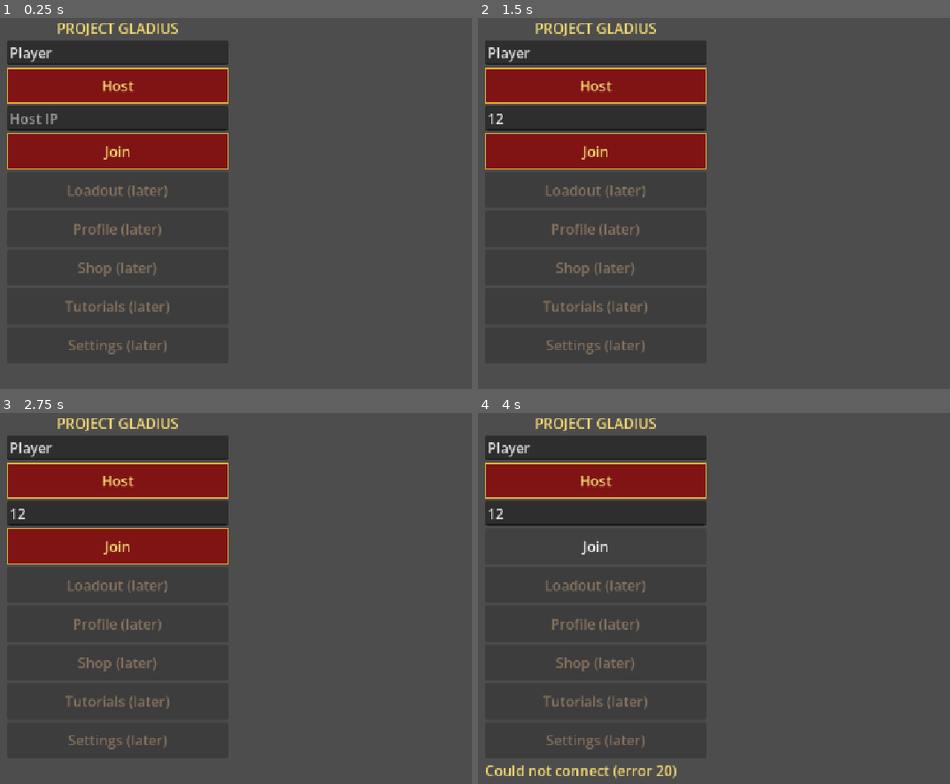
Above: before the commit, frames 1-4 (two rows, left to right).
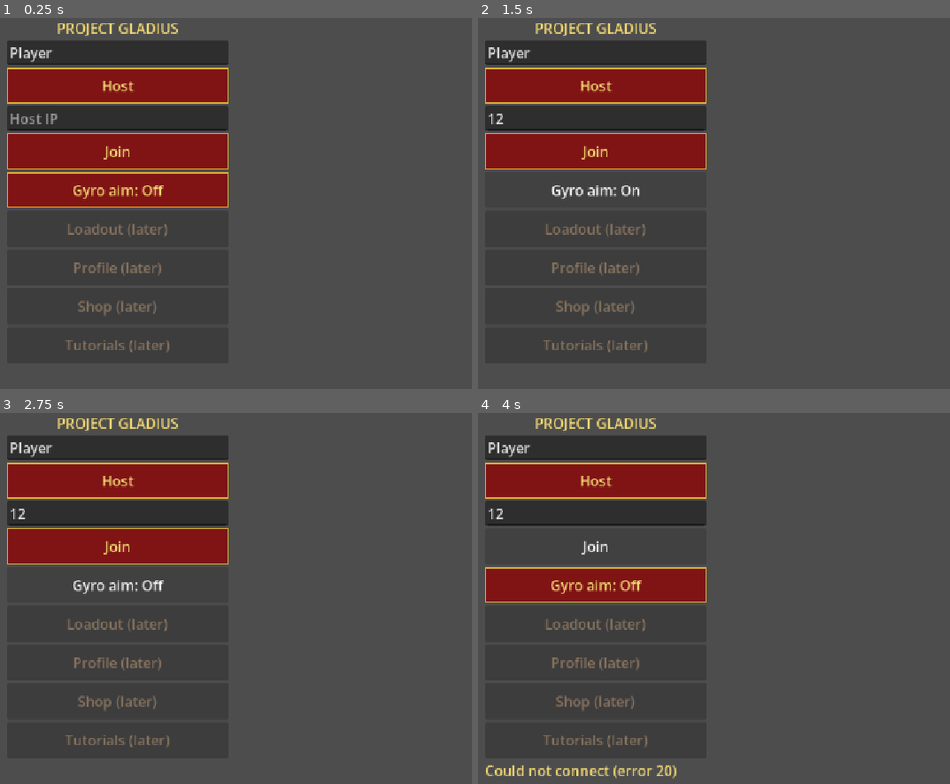
Above: after the commit, the same moments.

Repository: shibicb72-design/Project_Gladius
Game: Godot game, scene res://scenes/boot/boot.tscn
The game is run twice, just before and just after one commit, with the same random seed, the same clock (stepped at 60 frames per second) and the same inputs.
Inputs (mouse positions are in pixels of both pictures, inside the frame that each line leads up to):
- Up to frame 1 (0.25 s): no input
- Up to frame 2 (1.5 s): click (596, 118) at 0.52 s; type "12" at 0.6 s; click (596, 188) at 1.25 s, where only the run after the commit has a clickable "Gyro aim: Off"
- Up to frame 3 (2.75 s): click (118, 583) at 2 s, where only the run after the commit has a clickable "Gyro aim: On"
- Up to frame 4 (4 s): click "Host" at 2.75 s; click "Join" at 3.5 s

The runs differ from the first frame. In frame 1, 5.6% of the frame differs, in the area x 1-49%, y 41-91%; in frame 2, 1.5%; in frame 3, 1.5%; in frame 4, 5.6%.

Commit message:
feat: apply Shibi decisions OQ batch 1
Co-Authored-By: Claude Sonnet 5.5 <noreply@anthropic.com>

Diff:
--- a/data/loadouts.json
+++ b/data/loadouts.json
@@ -1,8 +1,8 @@
 {
   "_placeholder": true,
-  "_todo": "OQ-08 OQ-09 OQ-10: placeholder loadouts, not design values. Sidearm slot exists but is empty.",
+  "_todo": "OQ-09: sidearm slot exists but is empty. Weapon choices are decided (OQ-08/OQ-10, Shibi 2026-10-22); weapon numbers in stats.json are placeholders.",
   "classes": {
     "hastati":    {"primary": "pilum_br", "secondary": "gladius_lux", "sidearm": ""},
-    "sagittarii": {"primary": "pilum_br", "secondary": "gladius_lux", "sidearm": ""}
+    "sagittarii": {"primary": "sagittarii_rifle", "secondary": "gladius_lux", "sidearm": ""}
   }
 }
--- a/data/stats.json
+++ b/data/stats.json
@@ -16,7 +16,7 @@
     "overflow_to_health": true
   },
   "movement": {
-    "_placeholder": true, "_todo": "OQ-17 OQ-18",
+    "_placeholder": true, "_todo": "OQ-18: jump itself is decided (jump_enabled true); all movement numbers are still placeholders",
     "base_speed_mps": 5.0,
     "gravity": 20.0,
     "accel": 40.0,
@@ -46,6 +46,16 @@
       "burst_count": 1, "burst_interval_s": 0.05,
       "magazine": 12, "reserve_ammo": 60, "reload_s": 1.5,
       "range_m": 60, "spread_deg": 1.5
+    },
+    "sagittarii_rifle": {
+      "display_name": "Sagittarii Rifle (working name)", "_placeholder": true,
+      "_todo": "OQ-08 OQ-10 OQ-06 OQ-07: working name; every number below is a placeholder (# TUNE). Long-range single-shot hitscan.",
+      "# TUNE": "all numbers are placeholders",
+      "kind": "hitscan", "tier": "standard",
+      "damage": 90, "headshot_multiplier": 2.0, "fire_interval_s": 1.2,
+      "burst_count": 1, "burst_interval_s": 0.05,
+      "magazine": 5, "reserve_ammo": 25, "reload_s": 2.5,
+      "range_m": 200, "spread_deg": 0.1
     }
   }
 }
--- a/scripts/systems/match_root.gd
+++ b/scripts/systems/match_root.gd
@@ -42,6 +42,10 @@
 	var gamepad := GamepadProvider.new()
 	gamepad.configure(DataRegistry.new().load_file("res://data/input.json"))
 	router.add_provider(gamepad)
+	var gyro := GyroProvider.new()
+	var profile: Dictionary = AppFlow.profile if not AppFlow.profile.is_empty() else SaveService.new().load_profile()
+	gyro.configure({"gyro_mode": SaveService.gyro_mode(profile)})
+	router.add_provider(gyro)
 	if _touch_hud != null and "provider" in _touch_hud:
 		router.add_provider(_touch_hud.provider)
 	director.match_over.connect(_on_match_over)
--- a/scripts/systems/save_service.gd
+++ b/scripts/systems/save_service.gd
@@ -15,7 +15,12 @@
 
 
 static func defaults() -> Dictionary:
-	return {"version": VERSION, "gamertag": DEFAULT_GAMERTAG, "last_ip": ""}
+	return {"version": VERSION, "gamertag": DEFAULT_GAMERTAG, "last_ip": "", "gyro_enabled": false}  # OQ-34: gyro off by default
+
+
+## Input config value for GyroProvider.configure(): "off" unless the profile turned gyro on.
+static func gyro_mode(profile: Dictionary) -> String:
+	return "on" if bool(profile.get("gyro_enabled", false)) else "off"
 
 
 func load_profile() -> Dictionary:
@@ -33,6 +38,7 @@
 	if not tag.strip_edges().is_empty():
 		profile["gamertag"] = tag
 	profile["last_ip"] = str(data.get("last_ip", ""))
+	profile["gyro_enabled"] = bool(data.get("gyro_enabled", false))
 	return profile
 
 
@@ -43,5 +49,6 @@
 	var out := defaults()
 	out["gamertag"] = str(profile.get("gamertag", DEFAULT_GAMERTAG))
 	out["last_ip"] = str(profile.get("last_ip", ""))
+	out["gyro_enabled"] = bool(profile.get("gyro_enabled", false))
 	f.store_string(JSON.stringify(out, "\t"))
 	return true
--- a/scripts/ui/main_menu.gd
+++ b/scripts/ui/main_menu.gd
@@ -3,7 +3,7 @@
 ## Main menu: Host, Join (manual IP, OQ-41), gamertag (OQ-39). Later-milestone entries are shown disabled.
 
 const _Theme := preload("res://scenes/ui/theme.tres")
-const LATER_ENTRIES: Array[String] = ["Loadout", "Profile", "Shop", "Tutorials", "Settings"]
+const LATER_ENTRIES: Array[String] = ["Loadout", "Profile", "Shop", "Tutorials"]
 
 var save := SaveService.new()
 var name_edit: LineEdit
@@ -11,6 +11,8 @@
 var status_label: Label
 var host_button: Button
 var join_button: Button
+var gyro_button: Button
+var gyro_enabled: bool = false
 var later_buttons: Array[Button] = []
 
 
@@ -38,6 +40,9 @@
 	ip_edit.text = str(profile["last_ip"])
 	box.add_child(ip_edit)
 	join_button = _button(box, "Join", _on_join)
+	gyro_enabled = bool(profile["gyro_enabled"])
+	gyro_button = _button(box, "", toggle_gyro)  # Settings: gyro On/Off (OQ-34)
+	_refresh_gyro_text()
 	for entry in LATER_ENTRIES:
 		var b := _button(box, "%s (later)" % entry, Callable())
 		b.disabled = true
@@ -56,8 +61,19 @@
 	return b
 
 
+func toggle_gyro() -> void:
+	gyro_enabled = not gyro_enabled
+	_refresh_gyro_text()
+	_save_profile()
+
+
+func _refresh_gyro_text() -> void:
+	gyro_button.text = "Gyro aim: %s" % ("On" if gyro_enabled else "Off")
+
+
 func _save_profile() -> void:
-	AppFlow.profile = {"gamertag": name_edit.text.strip_edges(), "last_ip": ip_edit.text.strip_edges()}
+	AppFlow.profile = {"gamertag": name_edit.text.strip_edges(), "last_ip": ip_edit.text.strip_edges(),
+			"gyro_enabled": gyro_enabled}
 	save.save_profile(AppFlow.profile)
 	AppFlow.profile = save.load_profile()
 
--- /dev/null
+++ b/tests/test_decisions_batch1.gd
@@ -0,0 +1,80 @@
+extends "res://tests/test_case.gd"
+## Shibi's decisions of 2026-10-22 (OQ batch 1): package id, orientation, class toggle, loadouts, gyro.
+
+const _TMP := "user://test_profile_batch1.json"
+
+
+func _remove_tmp() -> void:
+	if FileAccess.file_exists(_TMP):
+		DirAccess.remove_absolute(ProjectSettings.globalize_path(_TMP))
+
+
+func _preset_option(key: String) -> String:
+	var cfg := ConfigFile.new()
+	if cfg.load("res://export_presets.cfg") != OK:
+		return ""
+	return str(cfg.get_value("preset.0.options", key, ""))
+
+
+func test_package_id_and_launcher_name() -> void:
+	assert_eq(_preset_option("package/unique_name"), "com.shibibabu.gladius", "package id")
+	assert_eq(_preset_option("package/name"), "Project Gladius", "launcher name in preset")
+	assert_eq(str(ProjectSettings.get_setting("application/config/name")), "Project Gladius", "project name")
+
+
+func test_orientation_is_sensor_landscape() -> void:
+	assert_eq(int(ProjectSettings.get_setting("display/window/handheld/orientation")), DisplayServer.SCREEN_SENSOR_LANDSCAPE,
+			"sensor landscape")
+
+
+func test_lobby_class_toggle_and_spawned_loadout() -> void:
+	var lobby := LobbyState.new()
+	lobby.setup(2, 3)
+	assert_true(lobby.add_human(7, "Marcus"), "add human")
+	assert_eq(str(lobby.humans[0]["class_id"]), "hastati", "default class")
+	assert_true(lobby.set_class(7, "sagittarii"), "toggle to sagittarii")
+	var slot: Dictionary = lobby.assign()[0]
+	assert_eq(str(slot["class_id"]), "sagittarii", "slot class follows toggle")
+	var pawn := Pawn.new()
+	pawn.setup(str(slot["class_id"]), int(slot["squad_id"]))
+	assert_eq(pawn.loadout.slots[0].def.id, "sagittarii_rifle", "spawned primary")
+	assert_eq(pawn.loadout.slots[1].def.id, "gladius_lux", "spawned secondary")
+	assert_true(lobby.set_class(7, "hastati"), "toggle back")
+	pawn.setup(str(lobby.assign()[0]["class_id"]), 0)
+	assert_eq(pawn.loadout.slots[0].def.id, "pilum_br", "hastati primary")
+	assert_eq(pawn.loadout.slots[1].def.id, "gladius_lux", "hastati secondary")
+	pawn.free()
+
+
+func test_sagittarii_rifle_data() -> void:
+	var reg := DataRegistry.new()
+	var l := Loadout.from_class("sagittarii", reg)
+	assert_true(l.slots[0] != null and l.slots[0].def.id == "sagittarii_rifle", "rifle in loadout")
+	var d := reg.get_weapon_def("sagittarii_rifle")
+	assert_true(d != null and d.kind == "hitscan" and d.burst_count == 1 and d.is_placeholder, "single-shot hitscan placeholder")
+	assert_true(bool(reg.get_movement_cfg().get("jump_enabled", false)), "jump stays in")
+	assert_eq(int(reg.load_file("res://data/match.json").get("squads", 0)), 2, "2 squads")
+
+
+func test_gyro_default_off_and_toggle_persists() -> void:
+	_remove_tmp()
+	var svc := SaveService.new(_TMP)
+	var p := svc.load_profile()
+	assert_eq(p["gyro_enabled"], false, "gyro default off")
+	assert_eq(SaveService.gyro_mode(p), "off", "gyro mode off by default")
+	var g := GyroProvider.new()
+	g.configure({"gyro_mode": SaveService.gyro_mode(p)})
+	assert_true(not g.enabled, "provider off by default")
+	var menu: MainMenu = load("res://scenes/ui/main_menu.tscn").instantiate()
+	(Engine.get_main_loop() as SceneTree).root.add_child(menu)
+	menu.save = svc
+	menu.toggle_gyro()
+	assert_eq(menu.gyro_button.text, "Gyro aim: On", "button text")
+	var reloaded := SaveService.new(_TMP).load_profile()
+	assert_eq(reloaded["gyro_enabled"], true, "gyro persisted on")
+	assert_eq(SaveService.gyro_mode(reloaded), "on", "mode on")
+	menu.toggle_gyro()
+	assert_eq(SaveService.new(_TMP).load_profile()["gyro_enabled"], false, "gyro persisted off")
+	menu.free()
+	AppFlow.profile = {}
+	_remove_tmp()
Not shown, changed: export_presets.cfg
Not shown, added: tests/test_decisions_batch1.gd.uid
Not shown, changed: docs/OPEN_QUESTIONS.md
